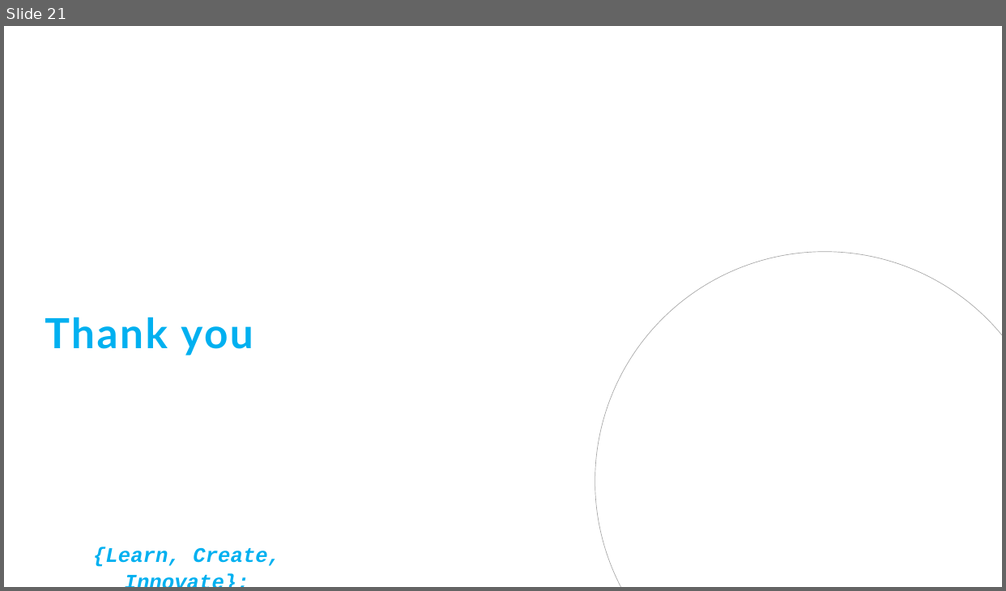
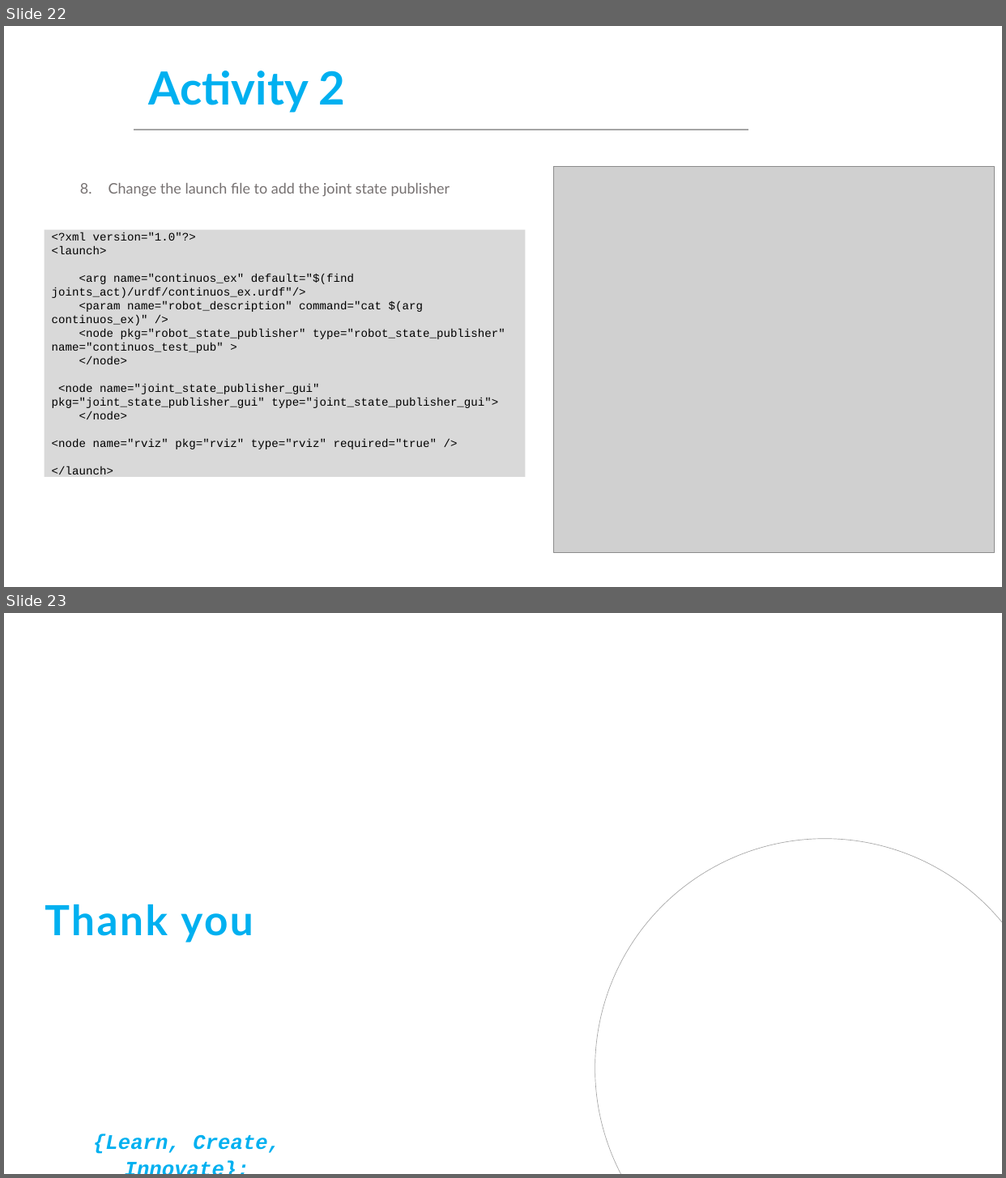
Before and after one commit to ManchesterRoboticsLtd/MR3001C_Cyber-Physical_Systems_I, a slide deck: Week 6/Presentations/MCR2_URDF.pptx. Shown one above the other, each under a label of ours: slide 21 before the commit, slides 22 and 23 after it. The pictures are 1006x591 and 1006x1178 pixels, drawn with LibreOffice and Linux fonts; fonts in the diff are those of the drawing; grey boxes stand for pictures; background and template pictures are left out. Boxes give left, top, right and bottom in pixels: in the first picture for what was removed or moved away, otherwise in the second. Text is boxed around its words. In the diff, an @@ line names an element or a change of style, - is before the commit and + after.

```diff
--- a/Week 6/Presentations/MCR2_URDF.pptx
+++ b/Week 6/Presentations/MCR2_URDF.pptx
@@ slide 22 added at (4,26,1002,587), background #FFFFFF @@
@@ title added at (149,71,345,113), 44 pt, text #00B0F0, bold @@
+Activity 2
@@ line added from (749, 130) to (134, 130), #A5A5A5 1.5 pt @@
@@ picture added at (553,167,995,553) @@
@@ text added at (108,183,450,196), 14 pt, text #767171 @@
+8. Change the launch file to add the joint state publisher
@@ rectangle added at (44,229,526,476), fill #D9D9D9, 11 pt, text #000000 @@
+<?xml version="1.0"?>
+<launch>
+<arg name="continuos_ex" default="$(find joints_act)/urdf/continuos_ex.urdf"/>
+<param name="robot_description" command="cat $(arg continuos_ex)" />
+<node pkg="robot_state_publisher" type="robot_state_publisher" name="continuos_test_pub" >
+</node>
+<node name="joint_state_publisher_gui" pkg="joint_state_publisher_gui" type="joint_state_publisher_gui">
+</node>
+<node name="rviz" pkg="rviz" type="rviz" required="true" />
+</launch>
@@ what was slide 21 is now slide 23 @@
```
Also in this commit, not shown: 1 slide changed, 1 other slide added.
